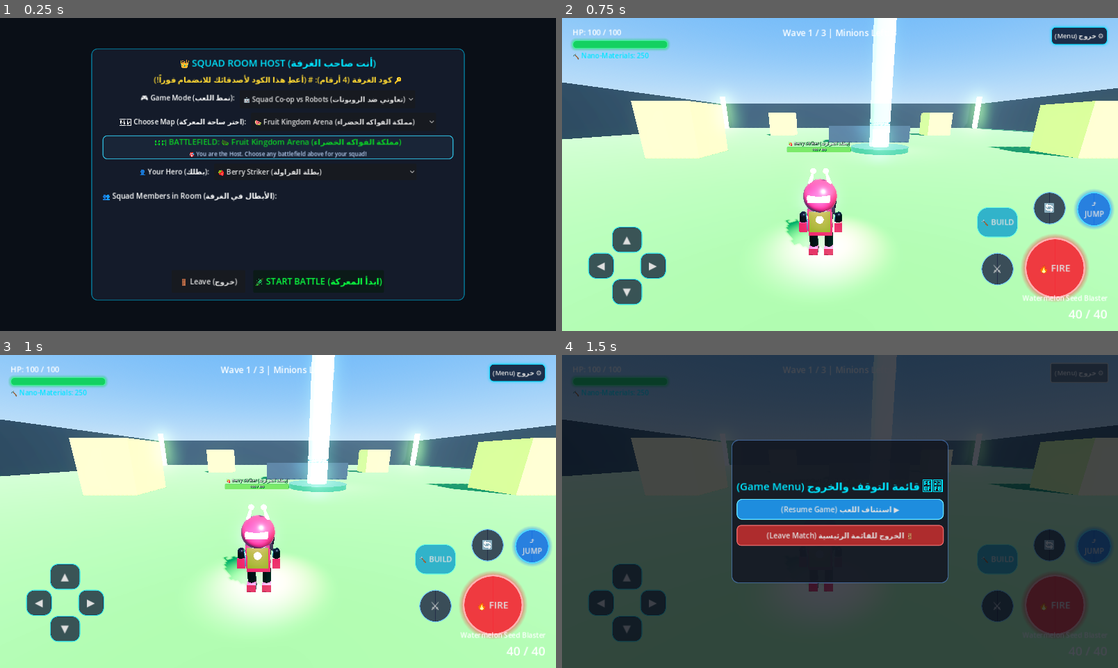
Above: before the commit, frames 1-4 (two rows, left to right).
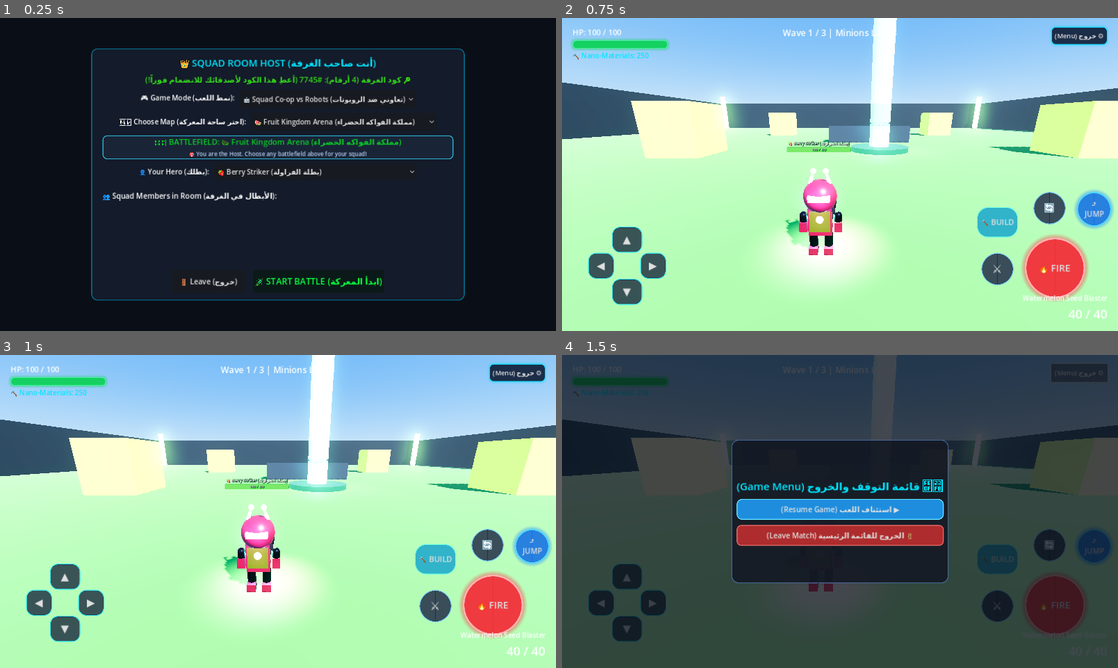
Above: after the commit, the same moments.

Repository: Seif796/TitanStrike-iOS
Game: Godot game, scene res://scenes/lobby.tscn
The game is run twice, just before and just after one commit, with the same random seed, the same clock (stepped at 60 frames per second) and the same inputs. This scene is started directly instead of the project's main scene.
Inputs:
- Up to frame 1 (0.25 s): no input
- Up to frame 2 (0.75 s): click "🚀 START BATTLE (ابدأ المعركة)" at 0.5 s
- Up to frame 3 (1 s): no input
- Up to frame 4 (1.5 s): click "⚙️ خروج (Menu)" at 1.25 s

The runs differ from the first frame. In frame 1, 0.8% of the frame differs, in the area x 26-74%, y 18-22%; in frame 2, nothing differs; in frame 3, nothing differs; in frame 4, nothing differs.

Commit message:
fix: ensure room code is preserved across create_room and always rendered with 4 digits

Diff:
--- a/public/version.json
+++ b/public/version.json
@@ -1,15 +1,15 @@
 {
-  "version": "1.4.1",
-  "version_code": 17,
+  "version": "1.4.2",
+  "version_code": 18,
   "release_date": "2026-10-27",
-  "title": "تفعيل نظام كود الغرفة المكون من 4 أرقام للدخول الفوري",
+  "title": "إصلاح وعرض كود الغرفة المكون من 4 أرقام بوضوح تام",
   "changelog": [
-    "توليد كود غرفة مكون من 4 أرقام عشوائية فورية (1000 إلى 9999)",
-    "دخول فوري وسلس بكود الغرفة المكون من 4 أرقام بدون الحاجة لكتابة IP",
-    "ربط كود الـ 4 أرقام بالسيرفر وبشبكة الواي فاي المحلية UDP"
+    "إصلاح مشكلة عدم ظهور أرقام الكود وعرض كود الغرفة (4 أرقام) دائماً بشكل واضح وبارز",
+    "توليد كود 4 أرقام تلقائياً فور إنشاء الغرفة ومزامنته مع جميع اللاعبين المنضمين",
+    "تحديث الحزم لسطح المكتب والسيرفر"
   ],
   "download_url": "/downloads/update.pck",
-  "file_size_bytes": 9245344,
-  "sha256": "b182822f4887f80bfb131851b3fc77e8532aa42bb8aad5d0c87aad041b499f4b",
+  "file_size_bytes": 9245936,
+  "sha256": "3d8c6d7bc26ffd7854fb302ef5c60b814ab5e78924328fe7f7dc1c7cd0d35e12",
   "mandatory": true
 }
--- a/scripts/lobby.gd
+++ b/scripts/lobby.gd
@@ -58,31 +58,7 @@
 	if leave_btn:
 		leave_btn.pressed.connect(_on_leave_pressed)
 
-	var r_code = NetworkManager.current_room_code
-	var all_ips = NetworkManager.get_all_local_ips()
-	var visible_ips: Array[String] = []
-	for ip in all_ips:
-		if ip != "127.0.0.1" and not visible_ips.has(ip):
-			visible_ips.append(ip)
-	var ips_str = " / ".join(visible_ips) if not visible_ips.is_empty() else NetworkManager.get_local_ip()
-
-	if multiplayer.is_server():
-		room_title.text = "👑 SQUAD ROOM HOST (أنت صاحب الغرفة)"
-		code_banner.text = "🔑 كود الغرفة (4 أرقام): #%s (أعطِ هذا الكود لأصدقائك للانضمام فوراً!)" % r_code
-		if start_btn:
-			start_btn.visible = true
-			start_btn.disabled = false
-			start_btn.text = "🚀 START BATTLE (ابدأ المعركة)"
-			start_btn.modulate = Color(0.2, 1.0, 0.5)
-	else:
-		room_title.text = "🎮 SQUAD ROOM - READY (تم الانضمام للغرفة بنجاح)"
-		code_banner.text = "🔑 متصل بالغرفة #%s   |   📱 السيرفر: %s" % [r_code, ips_str]
-		if start_btn:
-			start_btn.visible = true
-			start_btn.disabled = true
-			start_btn.text = "⏳ WAITING FOR HOST (بانتظار الهوست لبدء المعركة)..."
-			start_btn.modulate = Color(0.7, 0.75, 0.85)
-
+	_refresh_code_banner()
 	_update_lobby_ui()
 
 func _setup_hero_options_lobby() -> void:
@@ -175,6 +151,7 @@
 			map_banner_notice.modulate = Color(0.3, 1.0, 0.6)
 
 func _update_lobby_ui() -> void:
+	_refresh_code_banner()
 	for child in player_list_container.get_children():
 		child.queue_free()
 
@@ -342,3 +319,37 @@
 		canvas.queue_free()
 	)
 	btns_hbox.add_child(wait_btn)
+
+func _refresh_code_banner() -> void:
+	var r_code = NetworkManager.current_room_code
+	if r_code.is_empty():
+		if multiplayer.is_server():
+			r_code = NetworkManager.generate_room_code()
+		else:
+			r_code = "----"
+
+	var all_ips = NetworkManager.get_all_local_ips()
+	var visible_ips: Array[String] = []
+	for ip in all_ips:
+		if ip != "127.0.0.1" and not visible_ips.has(ip):
+			visible_ips.append(ip)
+	var ips_str = " / ".join(visible_ips) if not visible_ips.is_empty() else NetworkManager.get_local_ip()
+
+	if multiplayer.is_server():
+		room_title.text = "👑 SQUAD ROOM HOST (أنت صاحب الغرفة)"
+		code_banner.text = "🔑 كود الغرفة (4 أرقام): #%s (أعطِ هذا الكود لأصدقائك للانضمام فوراً!)" % r_code
+		code_banner.modulate = Color(0.2, 1.0, 0.5)
+		if start_btn:
+			start_btn.visible = true
+			start_btn.disabled = false
+			start_btn.text = "🚀 START BATTLE (ابدأ المعركة)"
+			start_btn.modulate = Color(0.2, 1.0, 0.5)
+	else:
+		room_title.text = "🎮 SQUAD ROOM - READY (تم الانضمام للغرفة بنجاح)"
+		code_banner.text = "🔑 متصل بالغرفة كود: #%s   |   📱 السيرفر: %s" % [r_code, ips_str]
+		code_banner.modulate = Color(0.3, 0.9, 1.0)
+		if start_btn:
+			start_btn.visible = true
+			start_btn.disabled = true
+			start_btn.text = "⏳ WAITING FOR HOST (بانتظار الهوست لبدء المعركة)..."
+			start_btn.modulate = Color(0.7, 0.75, 0.85)
--- a/scripts/network_manager.gd
+++ b/scripts/network_manager.gd
@@ -159,9 +159,11 @@
 # --- CREATE ROOM ---
 
 func create_room(player_name: String, class_id: int, port: int = DEFAULT_PORT) -> Error:
-	if current_room_code.is_empty():
-		generate_room_code()
+	var code_to_use = current_room_code
+	if code_to_use.is_empty():
+		code_to_use = generate_room_code()
 	leave_game()
+	current_room_code = code_to_use
 	local_player_name = player_name
 	local_class_id = class_id
 	peer = ENetMultiplayerPeer.new()
@@ -666,6 +668,8 @@
 	lobby_updated.emit()
 	if multiplayer and multiplayer.is_server():
 		update_room_details("", players.size())
+		if id != 1:
+			rpc_id(id, "_sync_client_room_code", current_room_code)
 		var p_name = info.get("name", "لاعب")
 		var um = get_node_or_null("/root/UpdateManager")
 		if um and id != 1:
@@ -747,3 +751,9 @@
 				return ip
 		return list[0]
 	return "127.0.0.1"
+
+
+@rpc("authority", "call_remote", "reliable")
+func _sync_client_room_code(code: String) -> void:
+	current_room_code = code
+	lobby_updated.emit()
--- a/server/public/version.json
+++ b/server/public/version.json
@@ -1,15 +1,15 @@
 {
-  "version": "1.4.1",
-  "version_code": 17,
+  "version": "1.4.2",
+  "version_code": 18,
   "release_date": "2026-10-27",
-  "title": "تفعيل نظام كود الغرفة المكون من 4 أرقام للدخول الفوري",
+  "title": "إصلاح وعرض كود الغرفة المكون من 4 أرقام بوضوح تام",
   "changelog": [
-    "توليد كود غرفة مكون من 4 أرقام عشوائية فورية (1000 إلى 9999)",
-    "دخول فوري وسلس بكود الغرفة المكون من 4 أرقام بدون الحاجة لكتابة IP",
-    "ربط كود الـ 4 أرقام بالسيرفر وبشبكة الواي فاي المحلية UDP"
+    "إصلاح مشكلة عدم ظهور أرقام الكود وعرض كود الغرفة (4 أرقام) دائماً بشكل واضح وبارز",
+    "توليد كود 4 أرقام تلقائياً فور إنشاء الغرفة ومزامنته مع جميع اللاعبين المنضمين",
+    "تحديث الحزم لسطح المكتب والسيرفر"
   ],
   "download_url": "/downloads/update.pck",
-  "file_size_bytes": 9245344,
-  "sha256": "b182822f4887f80bfb131851b3fc77e8532aa42bb8aad5d0c87aad041b499f4b",
+  "file_size_bytes": 9245936,
+  "sha256": "3d8c6d7bc26ffd7854fb302ef5c60b814ab5e78924328fe7f7dc1c7cd0d35e12",
   "mandatory": true
 }
